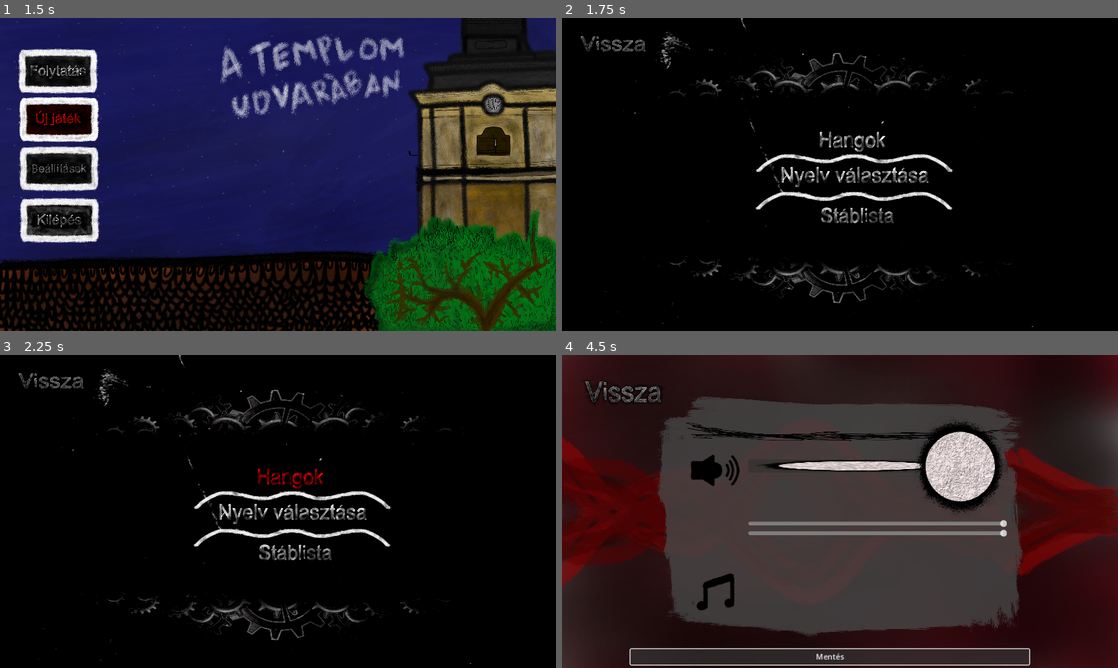
Above: before the commit, frames 1-4 (two rows, left to right).
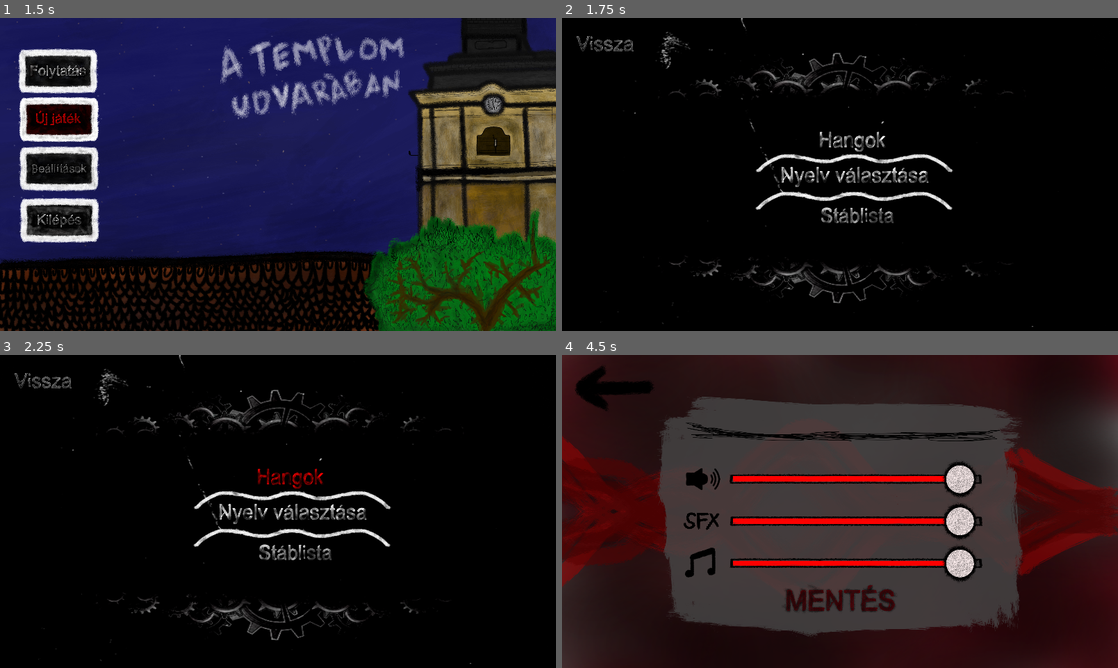
Above: after the commit, the same moments.

Repository: MotherFCKR54/The-Game
Game: Godot game, scene res://scenes/menü.tscn
Two runs of this game, one before a commit and one after it. Both use one fixed random seed, a clock stepped at 60 frames per second and the inputs below. Video files are missing from this copy of the repository; at most half a second of black plays in their place.
Inputs (mouse positions are in pixels of both pictures, inside the frame that each line leads up to; where the layout moved, square brackets give the same spot in the first picture):
- Up to frame 1 (1.5 s): click (61, 168) at 0.5 s; click (61, 121) at 1.25 s
- Up to frame 2 (1.75 s): no input
- Up to frame 3 (2.25 s): click (289, 477) at 2 s
- Up to frame 4 (4.5 s): click (856, 514) at 2.75 s; click (617, 389) [628, 392] at 3.5 s; click (840, 599) [828, 655] at 4.25 s

Frame 1 is identical in both runs. In frame 2, 0.3% of the frame differs, in the area x 2-15%, y 5-11%; in frame 3, 0.3%; in frame 4, 16%, in the area x 2-85%, y 3-100%.

Commit message:
Hangok menü KÉSZ
fucking végre

Diff:
--- /dev/null
+++ b/the-game/Témák/HangokSlider.tres
@@ -0,0 +1,42 @@
+[gd_resource type="Theme" load_steps=10 format=3 uid="uid://dhyqepphbt3db"]
+
+[ext_resource type="Texture2D" uid="uid://ciakdj4jftmjb" path="res://pictures/gombcrop.png" id="1_6mmtl"]
+[ext_resource type="Texture2D" uid="uid://bosevijwj08cx" path="res://pictures/csikamikocka.png" id="2_xc0fc"]
+[ext_resource type="Texture2D" uid="uid://b3h185ff7oyf" path="res://pictures/atlathato.png" id="3_ua8d7"]
+
+[sub_resource type="AtlasTexture" id="AtlasTexture_7megm"]
+atlas = ExtResource("2_xc0fc")
+
+[sub_resource type="StyleBoxTexture" id="StyleBoxTexture_lg34a"]
+texture = SubResource("AtlasTexture_7megm")
+texture_margin_left = 14.0
+texture_margin_top = 14.0
+texture_margin_right = 14.0
+texture_margin_bottom = 14.0
+
+[sub_resource type="AtlasTexture" id="AtlasTexture_r6rye"]
+atlas = ExtResource("2_xc0fc")
+
+[sub_resource type="StyleBoxTexture" id="StyleBoxTexture_fudg5"]
+texture = SubResource("AtlasTexture_r6rye")
+texture_margin_left = 14.0
+texture_margin_top = 14.0
+texture_margin_right = 14.0
+texture_margin_bottom = 14.0
+
+[sub_resource type="AtlasTexture" id="AtlasTexture_66ka4"]
+atlas = ExtResource("3_ua8d7")
+
+[sub_resource type="StyleBoxTexture" id="StyleBoxTexture_42w4j"]
+texture = SubResource("AtlasTexture_66ka4")
+texture_margin_left = 14.0
+texture_margin_top = 14.0
+texture_margin_right = 14.0
+texture_margin_bottom = 14.0
+
+[resource]
+HSlider/icons/grabber = ExtResource("1_6mmtl")
+HSlider/icons/grabber_highlight = ExtResource("1_6mmtl")
+HSlider/styles/grabber_area = SubResource("StyleBoxTexture_lg34a")
+HSlider/styles/grabber_area_highlight = SubResource("StyleBoxTexture_fudg5")
+HSlider/styles/slider = SubResource("StyleBoxTexture_42w4j")
--- a/the-game/scenes/Hangok.tscn
+++ b/the-game/scenes/Hangok.tscn
@@ -1,79 +1,33 @@
-[gd_scene load_steps=28 format=3 uid="uid://bgaps5gh8kke"]
+[gd_scene load_steps=18 format=3 uid="uid://bgaps5gh8kke"]
 
 [ext_resource type="Script" path="res://scenes/hangok.gd" id="1_q5ig0"]
-[ext_resource type="Texture2D" uid="uid://cw8oryigrssbi" path="res://pictures/vissza1.png" id="1_wm3fr"]
 [ext_resource type="Script" path="res://scenes/vissza.gd" id="1_xr6c4"]
 [ext_resource type="AudioStream" uid="uid://1v5x41gphjy3" path="res://zenék/kurzor.mp3" id="2_kdflx"]
-[ext_resource type="Texture2D" uid="uid://104t868s8kmg" path="res://pictures/vissza2.png" id="2_nul0y"]
+[ext_resource type="AudioStream" uid="uid://by2l0nx8uf6c3" path="res://zenék/loop.mp3" id="2_syxms"]
 [ext_resource type="Texture2D" uid="uid://cmsifvv3w8gbb" path="res://pictures/creditshatter.png" id="2_uj44b"]
 [ext_resource type="AudioStream" uid="uid://c83i1jqk88q4f" path="res://zenék/buttonpress.mp3" id="3_qt3go"]
+[ext_resource type="Texture2D" uid="uid://r1p1eyxcqdra" path="res://pictures/nyil1crop.png" id="4_i7ys0"]
+[ext_resource type="Texture2D" uid="uid://dmfb1a13sjkwy" path="res://pictures/nyil2crop.png" id="5_3xrlf"]
 [ext_resource type="Script" path="res://scenes/audio_beállítások.gd" id="7_ogfy8"]
 [ext_resource type="Script" path="res://scenes/mentés.gd" id="8_rapbm"]
 [ext_resource type="Texture2D" uid="uid://ba3b1jc3jg5dn" path="res://pictures/hangeffektcrop.png" id="9_gkvl2"]
+[ext_resource type="Texture2D" uid="uid://cph216fiveyo0" path="res://pictures/mentes1crop.png" id="10_qnkga"]
 [ext_resource type="Texture2D" uid="uid://dgs5aesj4j42t" path="res://pictures/zenekcrop.png" id="10_vgqil"]
-[ext_resource type="Texture2D" uid="uid://ciakdj4jftmjb" path="res://pictures/gombcrop.png" id="11_gxurx"]
-[ext_resource type="Texture2D" uid="uid://cle1vav8fsff2" path="res://pictures/faszomaszadba.png" id="11_suwfs"]
-[ext_resource type="Texture2D" uid="uid://bosevijwj08cx" path="res://pictures/csikamikocka.png" id="12_4tjue"]
-[ext_resource type="Texture2D" uid="uid://b3h185ff7oyf" path="res://pictures/atlathato.png" id="13_jiwj2"]
-
-[sub_resource type="AtlasTexture" id="AtlasTexture_frn2n"]
-atlas = ExtResource("11_suwfs")
-
-[sub_resource type="AtlasTexture" id="AtlasTexture_c4qco"]
-atlas = ExtResource("11_suwfs")
-
-[sub_resource type="AtlasTexture" id="AtlasTexture_7megm"]
-atlas = ExtResource("12_4tjue")
-
-[sub_resource type="StyleBoxTexture" id="StyleBoxTexture_lg34a"]
-texture = SubResource("AtlasTexture_7megm")
-texture_margin_left = 14.0
-texture_margin_top = 14.0
-texture_margin_right = 14.0
-texture_margin_bottom = 14.0
-
-[sub_resource type="AtlasTexture" id="AtlasTexture_r6rye"]
-atlas = ExtResource("12_4tjue")
-
-[sub_resource type="StyleBoxTexture" id="StyleBoxTexture_fudg5"]
-texture = SubResource("AtlasTexture_r6rye")
-texture_margin_left = 14.0
-texture_margin_top = 14.0
-texture_margin_right = 14.0
-texture_margin_bottom = 14.0
-
-[sub_resource type="AtlasTexture" id="AtlasTexture_66ka4"]
-atlas = ExtResource("13_jiwj2")
-
-[sub_resource type="StyleBoxTexture" id="StyleBoxTexture_42w4j"]
-texture = SubResource("AtlasTexture_66ka4")
-texture_margin_left = 14.0
-texture_margin_top = 14.0
-texture_margin_right = 14.0
-texture_margin_bottom = 14.0
-
-[sub_resource type="Theme" id="Theme_c76xt"]
-HSlider/icons/grabber = SubResource("AtlasTexture_frn2n")
-HSlider/icons/grabber_highlight = SubResource("AtlasTexture_c4qco")
-HSlider/styles/grabber_area = SubResource("StyleBoxTexture_lg34a")
-HSlider/styles/grabber_area_highlight = SubResource("StyleBoxTexture_fudg5")
-HSlider/styles/slider = SubResource("StyleBoxTexture_42w4j")
-
-[sub_resource type="StyleBoxTexture" id="StyleBoxTexture_sa3kn"]
-texture = ExtResource("11_suwfs")
-
-[sub_resource type="AtlasTexture" id="AtlasTexture_wmaib"]
-atlas = ExtResource("11_suwfs")
-
-[sub_resource type="StyleBoxTexture" id="StyleBoxTexture_p3aln"]
-texture = SubResource("AtlasTexture_wmaib")
-texture_margin_left = 14.0
-texture_margin_top = 14.0
-texture_margin_right = 14.0
-texture_margin_bottom = 4.0
+[ext_resource type="Theme" uid="uid://dhyqepphbt3db" path="res://Témák/HangokSlider.tres" id="11_75s3t"]
+[ext_resource type="Texture2D" uid="uid://c20aohkyx8ui0" path="res://pictures/MENTES2crop.png" id="11_jtvbm"]
+[ext_resource type="Texture2D" uid="uid://dbdoy1asnd03h" path="res://pictures/Keret3.png" id="14_1wale"]
+[ext_resource type="Texture2D" uid="uid://7ola8hwriu2s" path="res://pictures/sfxlogocrop.png" id="15_612go"]
 
 [node name="Hangok" type="Node2D"]
 script = ExtResource("1_q5ig0")
+
+[node name="háttérzene" type="AudioStreamPlayer2D" parent="."]
+position = Vector2(576, 324)
+scale = Vector2(1.82567, 1.296)
+stream = ExtResource("2_syxms")
+autoplay = true
+bus = &"Music"
+parameters/looping = true
 
 [node name="HangokHáttér" type="Sprite2D" parent="."]
 position = Vector2(576, 324)
@@ -81,14 +35,14 @@
 texture = ExtResource("2_uj44b")
 
 [node name="vissza" type="TextureButton" parent="."]
-offset_left = -39.0
-offset_top = -27.0
-offset_right = 307.0
-offset_bottom = 183.0
-texture_normal = ExtResource("1_wm3fr")
-texture_pressed = ExtResource("2_nul0y")
-texture_hover = ExtResource("2_nul0y")
-texture_focused = ExtResource("2_nul0y")
+offset_left = 23.0
+offset_top = 16.0
+offset_right = 196.0
+offset_bottom = 121.0
+texture_normal = ExtResource("4_i7ys0")
+texture_pressed = ExtResource("5_3xrlf")
+texture_hover = ExtResource("5_3xrlf")
+texture_focused = ExtResource("5_3xrlf")
 ignore_texture_size = true
 stretch_mode = 0
 script = ExtResource("1_xr6c4")
@@ -108,51 +62,81 @@
 offset_bottom = 40.0
 script = ExtResource("7_ogfy8")
 
-[node name="Mentés" type="Button" parent="AudioBeállítások"]
+[node name="Mentés" type="TextureButton" parent="AudioBeállítások"]
 layout_mode = 2
-offset_left = 142.0
-offset_top = 609.0
-offset_right = 968.0
-offset_bottom = 640.0
-text = "Mentés"
+offset_left = 455.0
+offset_top = 474.0
+offset_right = 697.0
+offset_bottom = 538.0
+texture_normal = ExtResource("10_qnkga")
+texture_pressed = ExtResource("11_jtvbm")
+texture_hover = ExtResource("11_jtvbm")
+texture_focused = ExtResource("11_jtvbm")
+ignore_texture_size = true
+stretch_mode = 0
 script = ExtResource("8_rapbm")
 
 [node name="VBoxContainer" type="VBoxContainer" parent="AudioBeállítások"]
 layout_mode = 0
-offset_left = 386.0
-offset_top = 123.0
-offset_right = 923.0
-offset_bottom = 501.0
+offset_left = 354.0
+offset_top = 214.0
+offset_right = 1629.0
+offset_bottom = 864.0
+scale = Vector2(0.4, 0.4)
 
 [node name="Főhangerő" type="Sprite2D" parent="AudioBeállítások/VBoxContainer"]
-position = Vector2(-69, 116)
+position = Vector2(-155, 107.5)
+scale = Vector2(1.75352, 1.75352)
 texture = ExtResource("9_gkvl2")
+
+[node name="Keret1" type="Sprite2D" parent="AudioBeállítások/VBoxContainer"]
+position = Vector2(975, 191.27)
+scale = Vector2(0.459667, 0.29982)
+texture = ExtResource("14_1wale")
+
+[node name="Keret5" type="Sprite2D" parent="AudioBeállítások/VBoxContainer"]
+position = Vector2(977.5, 626.27)
+scale = Vector2(0.459667, 0.29982)
+texture = ExtResource("14_1wale")
 
 [node name="FőhangerőSlider" type="HSlider" parent="AudioBeállítások/VBoxContainer"]
 layout_mode = 2
-theme = SubResource("Theme_c76xt")
-theme_override_icons/grabber = ExtResource("11_gxurx")
-theme_override_icons/grabber_highlight = ExtResource("11_gxurx")
-theme_override_icons/grabber_disabled = ExtResource("11_gxurx")
-theme_override_icons/tick = ExtResource("11_gxurx")
-theme_override_styles/grabber_area = SubResource("StyleBoxTexture_sa3kn")
-theme_override_styles/grabber_area_highlight = SubResource("StyleBoxTexture_p3aln")
+theme = ExtResource("11_75s3t")
 max_value = 1.0
 step = 0.05
+
+[node name="SFX" type="Sprite2D" parent="AudioBeállítások/VBoxContainer"]
+position = Vector2(-162.5, 325)
+scale = Vector2(0.42094, 0.42094)
+texture = ExtResource("15_612go")
+
+[node name="Keret4" type="Sprite2D" parent="AudioBeállítások/VBoxContainer"]
+position = Vector2(977.5, 408.77)
+scale = Vector2(0.459667, 0.29982)
+texture = ExtResource("14_1wale")
+
+[node name="Keret2" type="Sprite2D" parent="AudioBeállítások/VBoxContainer"]
+scale = Vector2(1, 1)
 
 [node name="SFXSlider" type="HSlider" parent="AudioBeállítások/VBoxContainer"]
 layout_mode = 2
 size_flags_vertical = 8
+theme = ExtResource("11_75s3t")
 max_value = 1.0
 step = 0.05
 
 [node name="Zene" type="Sprite2D" parent="AudioBeállítások/VBoxContainer"]
-position = Vector2(-67, 368)
+position = Vector2(-167.5, 540)
+scale = Vector2(2.01744, 2.01744)
 texture = ExtResource("10_vgqil")
+
+[node name="Keret3" type="Sprite2D" parent="AudioBeállítások/VBoxContainer"]
+scale = Vector2(1, 1)
 
 [node name="ZeneSlider" type="HSlider" parent="AudioBeállítások/VBoxContainer"]
 layout_mode = 2
 size_flags_vertical = 8
+theme = ExtResource("11_75s3t")
 max_value = 1.0
 step = 0.05
 
--- a/the-game/scenes/beállítások.tscn
+++ b/the-game/scenes/beállítások.tscn
@@ -71,13 +71,15 @@
 [node name="VIssza" type="TextureButton" parent="."]
 offset_left = -36.0
 offset_top = -22.0
-offset_right = 1884.0
+offset_right = 1657.0
 offset_bottom = 1058.0
 scale = Vector2(0.154127, 0.141558)
 texture_normal = ExtResource("4_0ouk1")
 texture_pressed = ExtResource("5_5eqrc")
 texture_hover = ExtResource("5_5eqrc")
 texture_focused = ExtResource("5_5eqrc")
+ignore_texture_size = true
+stretch_mode = 0
 script = ExtResource("5_sor5i")
 
 [node name="AudioStreamPlayer" type="AudioStreamPlayer" parent="."]
--- a/the-game/scenes/mentés.gd
+++ b/the-game/scenes/mentés.gd
@@ -1,4 +1,4 @@
-extends Button
+extends TextureButton
 
 func _on_pressed() -> void:
 	$"../../AudioStreamPlayer".play()
Binary file added: the-game/pictures/KURVANAGYKERET.png
Not shown, added: the-game/pictures/KURVANAGYKERET.png.import
Binary file added: the-game/pictures/Keret3.png
Not shown, added: the-game/pictures/Keret3.png.import
Binary file added: the-game/pictures/sfxlogocrop.png
Not shown, added: the-game/pictures/sfxlogocrop.png.import
Not shown: 1 places in the-game/scenes/beállítások.tscn that only renumber resources
